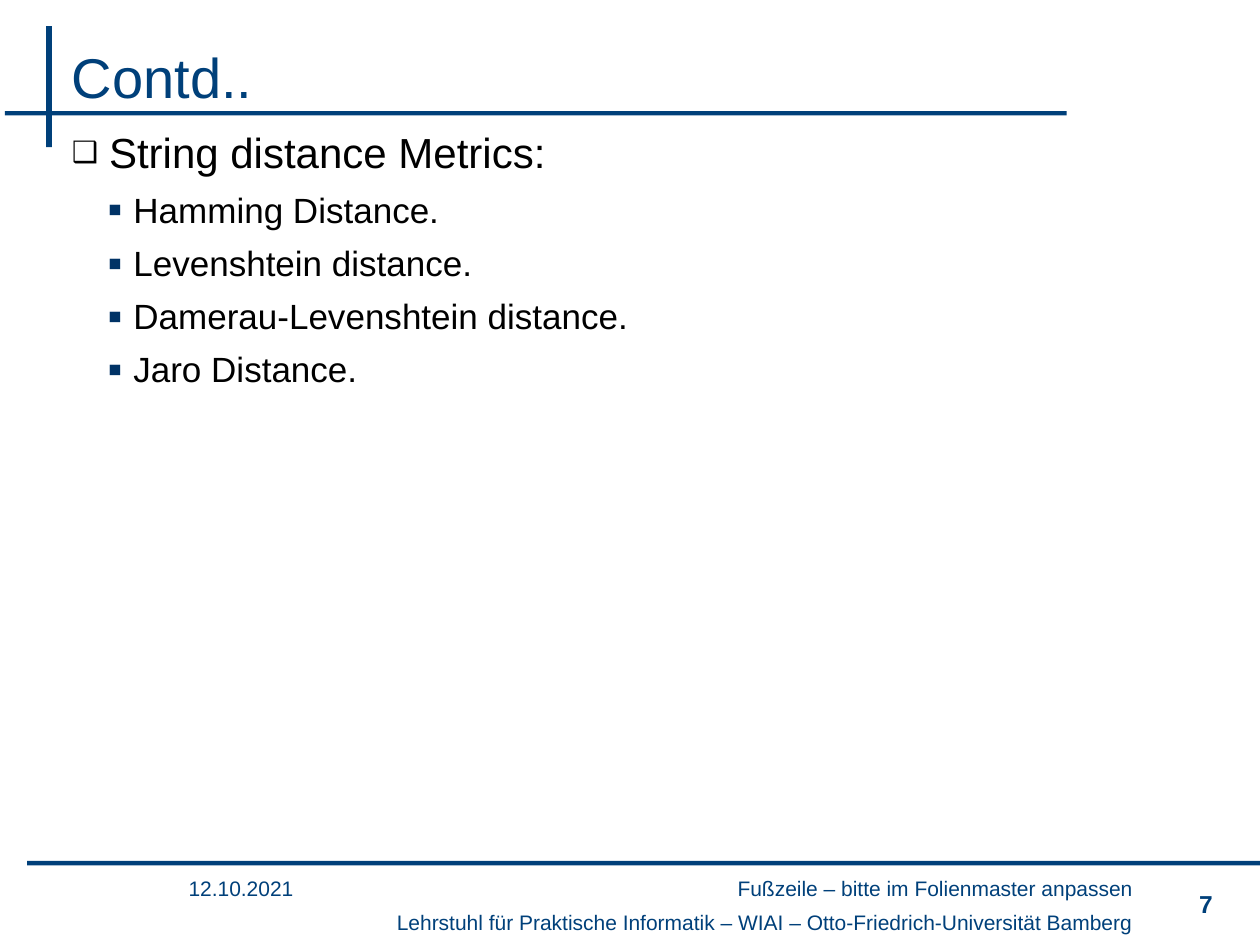
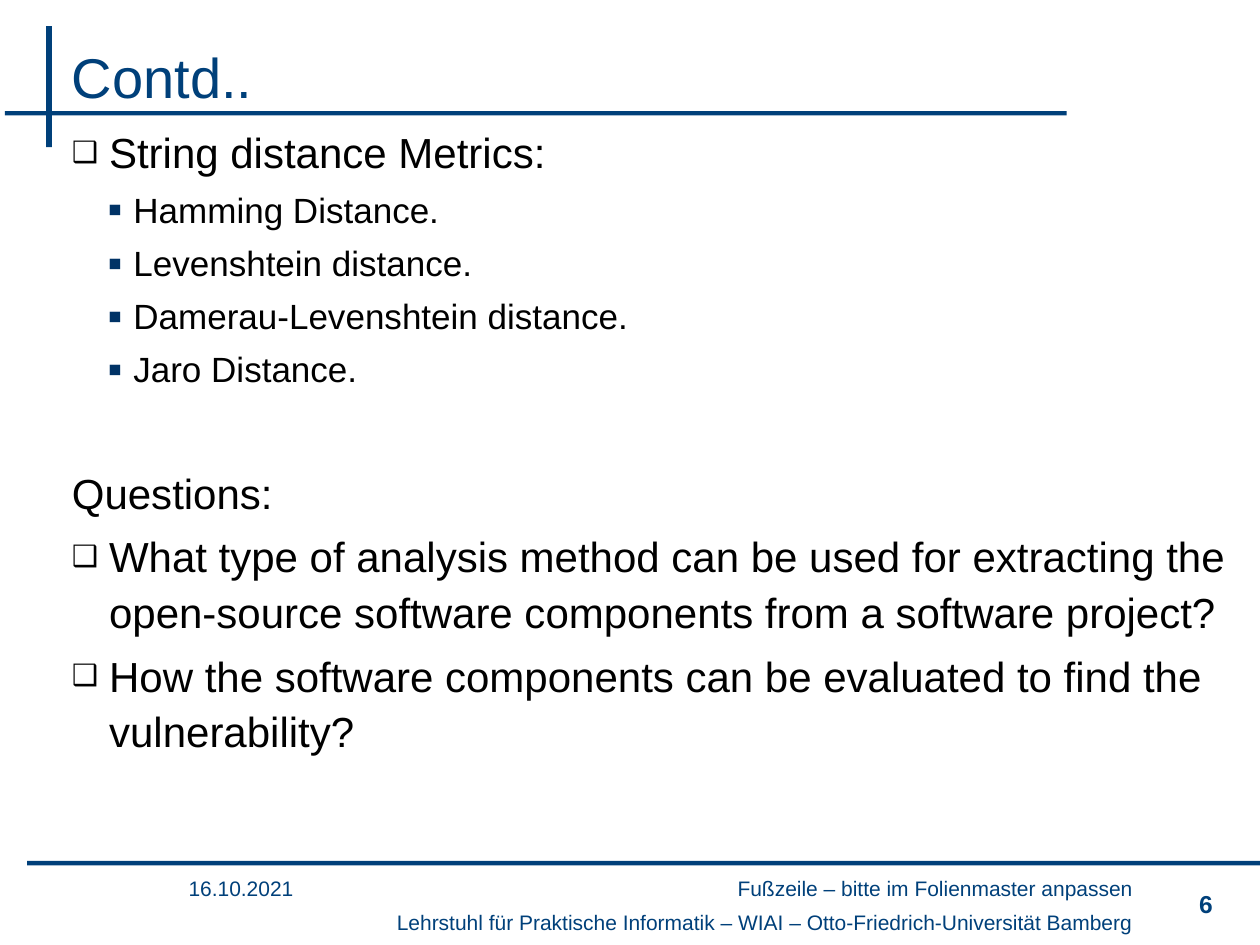
Before and after one commit to rhari26/thesis, a slide deck: slide 6 of Open-Source Software Discovery and Vulnerability Analysis.pptx (slide 7 before the commit). Drawn at 1260x945 pixels with LibreOffice and Linux fonts; fonts in the diff are those of the drawing; background and template pictures are left out. Boxes give left, top, right and bottom in pixels: in the first picture for what was removed or moved away, otherwise in the second. Text is boxed around its words. In the diff, an @@ line names an element or a change of style, - is before the commit and + after.

```diff
--- a/Open-Source Software Discovery and Vulnerability Analysis.pptx
+++ b/Open-Source Software Discovery and Vulnerability Analysis.pptx
@@ text at bbox=[72, 478, 1224, 755]: paragraphs added @@
+Questions:
+❑ What type of analysis method can be used for extracting the open-source software components from a software project?
+❑ How the software components can be evaluated to find the vulnerability?
@@ text at bbox=[189, 881, 294, 897]: text changed @@
-12.10.2021
+16.10.2021
@@ page number at bbox=[1199, 896, 1213, 914]: text changed @@
-7
+6
```
Also in this commit, not shown: 11 other slides changed, 5 slides added, 1 slide removed.
